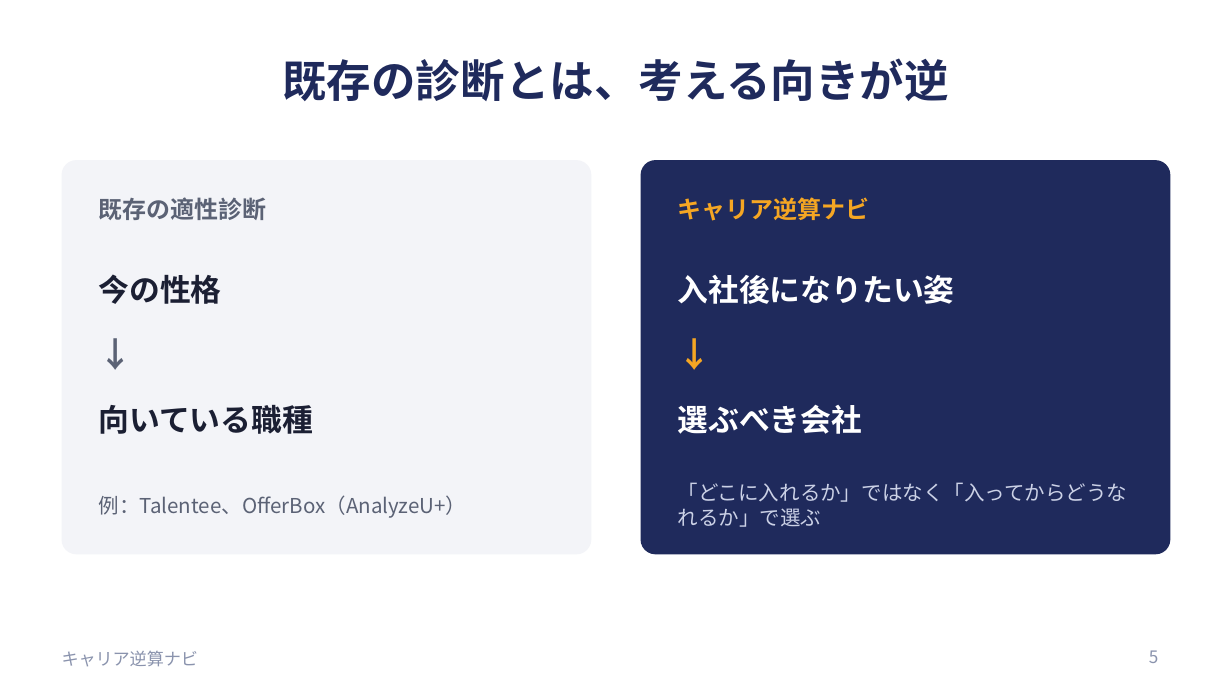
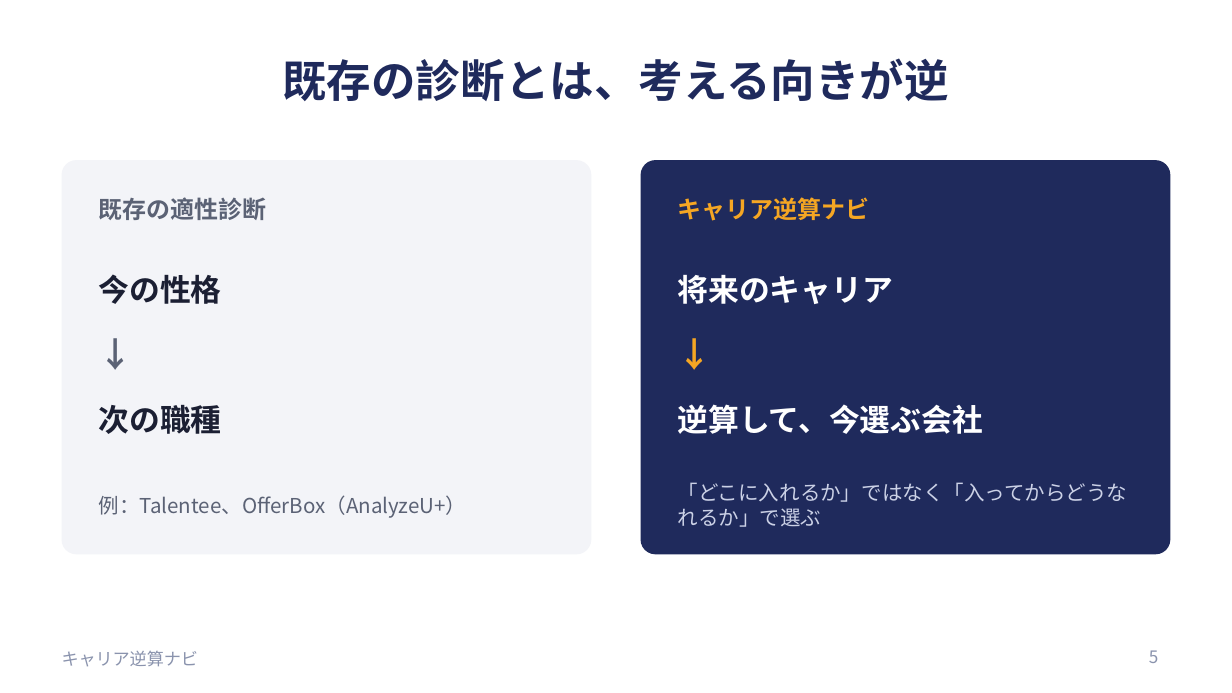
Before and after one commit to stk1201/relic-intern, a slide deck: slide 5 of slides/キャリア逆算ナビ_発表.pptx. Drawn at 1232x693 pixels with LibreOffice and Linux fonts; fonts in the diff are those of the drawing. Boxes give left, top, right and bottom in pixels: in the first picture for what was removed or moved away, otherwise in the second. Text is boxed around its words. In the diff, an @@ line names an element or a change of style, - is before the commit and + after.

```diff
--- a/slides/キャリア逆算ナビ_発表.pptx
+++ b/slides/キャリア逆算ナビ_発表.pptx
@@ text at bbox=[678, 275, 894, 304]: text changed @@
-入社後になりたい姿
+将来のキャリア
@@ text at bbox=[99, 405, 222, 434]: text changed @@
-向いている職種
+次の職種
@@ text at bbox=[678, 404, 984, 434]: text changed @@
-選ぶべき会社
+逆算して、今選ぶ会社
```
